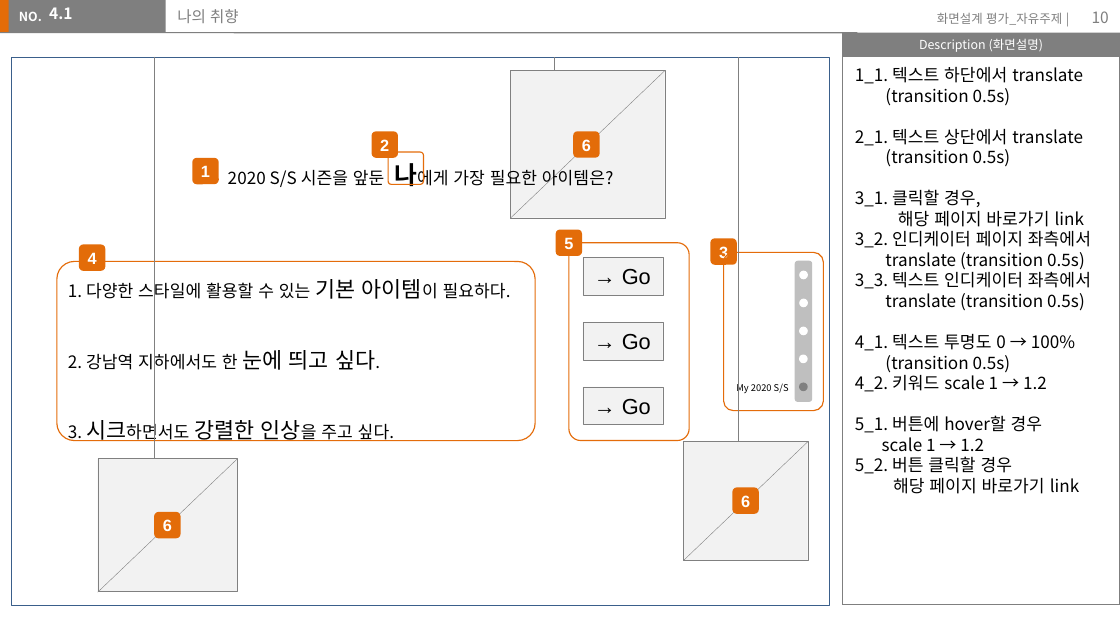
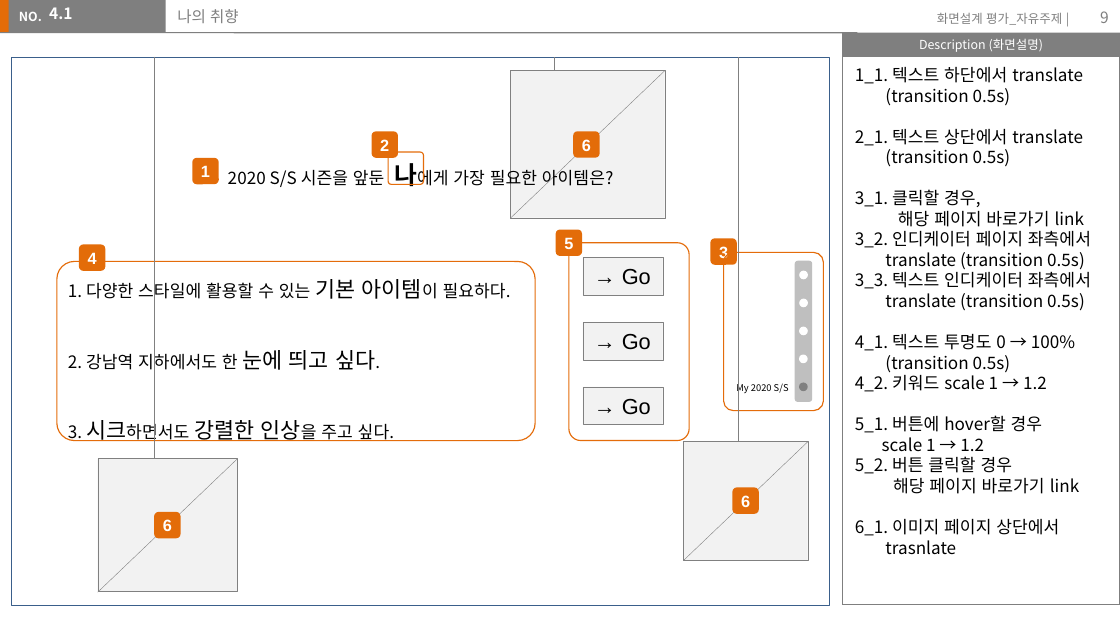
Before and after one commit to chaemilee9012/TIL2020, a slide deck: slide 9 of assignment/storyboard/이채미.pptx (slide 10 before the commit). Drawn at 1120x630 pixels with LibreOffice and Linux fonts; fonts in the diff are those of the drawing. Boxes give left, top, right and bottom in pixels: in the first picture for what was removed or moved away, otherwise in the second. Text is boxed around its words. In the diff, an @@ line names an element or a change of style, - is before the commit and + after.

```diff
--- a/assignment/storyboard/이채미.pptx
+++ b/assignment/storyboard/이채미.pptx
@@ page number at [1100, 11, 1109, 23]: text changed @@
-10
+9
@@ text at [855, 519, 1059, 555]: paragraphs added @@
+6_1. 이미지 페이지 상단에서
+trasnlate
```
Also in this commit, not shown: 1 other slide changed, 1 slide removed, 3 other files.
